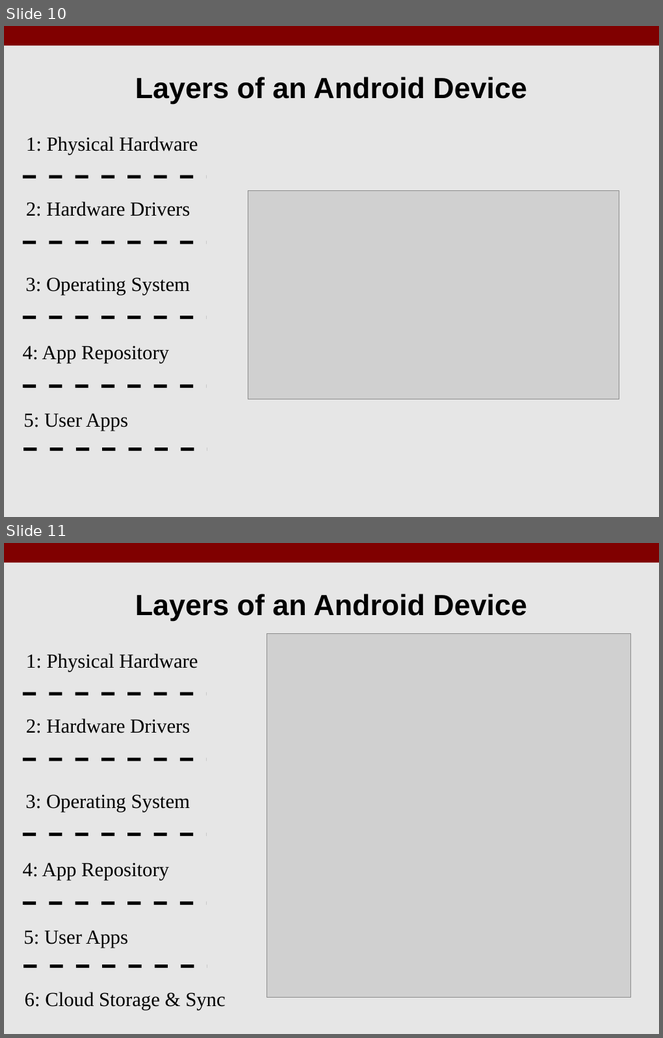
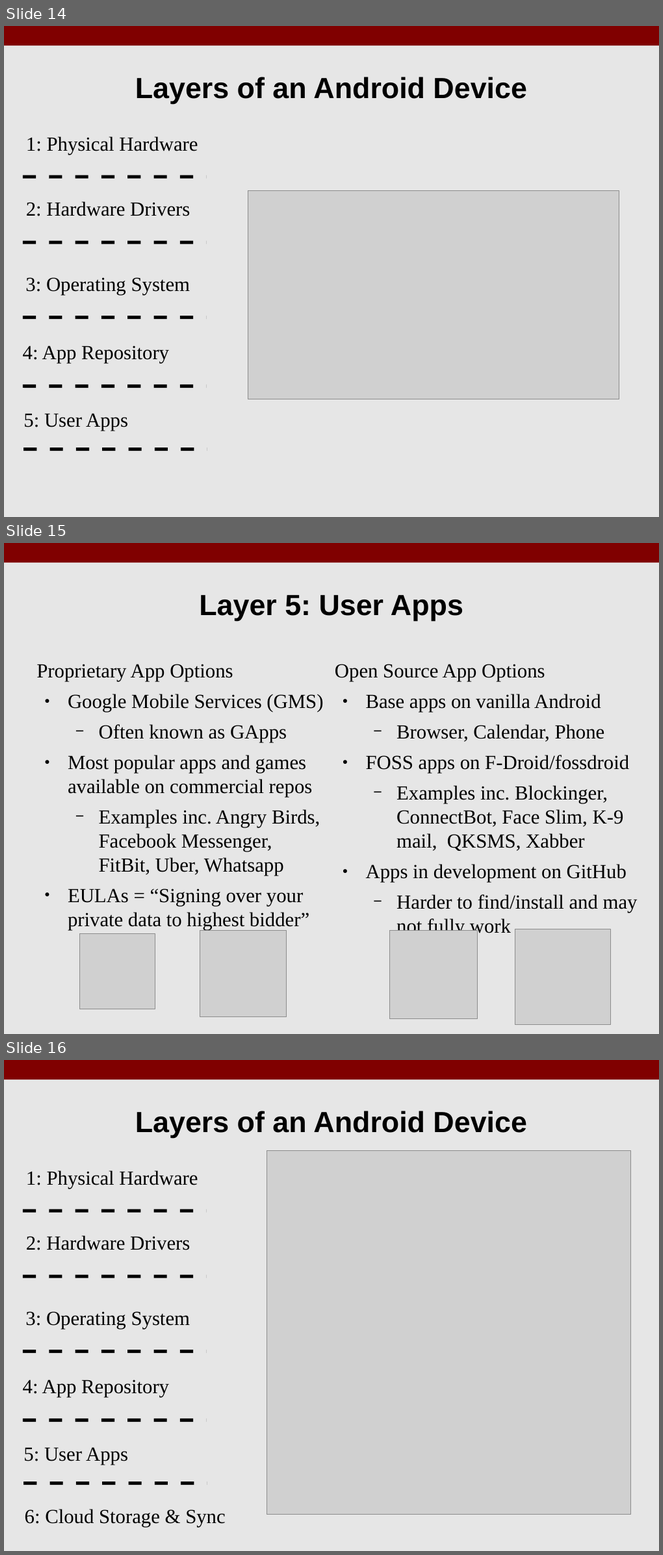
Before and after one commit to benroose/presentations, a slide deck: android_talk/KLF17_Android_Open_Source.odp. Shown one above the other, each under a label of ours: slides 10 and 11 before the commit, slides 14, 15 and 16 after it. The pictures are 663x1038 and 663x1555 pixels, drawn with LibreOffice and Linux fonts; fonts in the diff are those of the drawing; grey boxes stand for pictures. Boxes give left, top, right and bottom in pixels: in the first picture for what was removed or moved away, otherwise in the second. Text is boxed around its words. In the diff, an @@ line names an element or a change of style, - is before the commit and + after.

```diff
--- a/android_talk/KLF17_Android_Open_Source.odp
+++ b/android_talk/KLF17_Android_Open_Source.odp
@@ slide 15 added at [4,543,659,1034], background #E6E6E6; not listed: 1 template element that a slide beside it also shows @@
@@ title added at [199,595,464,621], 32 pt, text #000000, bold @@
+Layer 5: User Apps
@@ text added at [36,664,323,930], 22 pt, text #000000 @@
+Proprietary App Options
+● Google Mobile Services (GMS)
+  − Often known as GApps
+● Most popular apps and games available on commercial repos
+  − Examples inc. Angry Birds, Facebook Messenger, FitBit, Uber, Whatsapp
+● EULAs = “Signing over your private data to highest bidder”
@@ text added at [335,664,638,937], 22 pt, text #000000 @@
+Open Source App Options
+● Base apps on vanilla Android
+  − Browser, Calendar, Phone
+● FOSS apps on F-Droid/fossdroid
+  − Examples inc. Blockinger, ConnectBot, Face Slim, K-9 mail, QKSMS, Xabber
+● Apps in development on GitHub
+  − Harder to find/install and may not fully work
@@ picture added at [200,931,286,1017] @@
@@ picture added at [390,931,478,1019] @@
@@ picture added at [516,929,611,1025] @@
@@ picture added at [80,934,155,1010] @@
@@ what was slide 10 is now slide 14 @@
@@ what was slide 11 is now slide 16 @@
```
Also in this commit, not shown: 6 slides changed, 7 other slides added, 10 slides removed, 18 other files.
